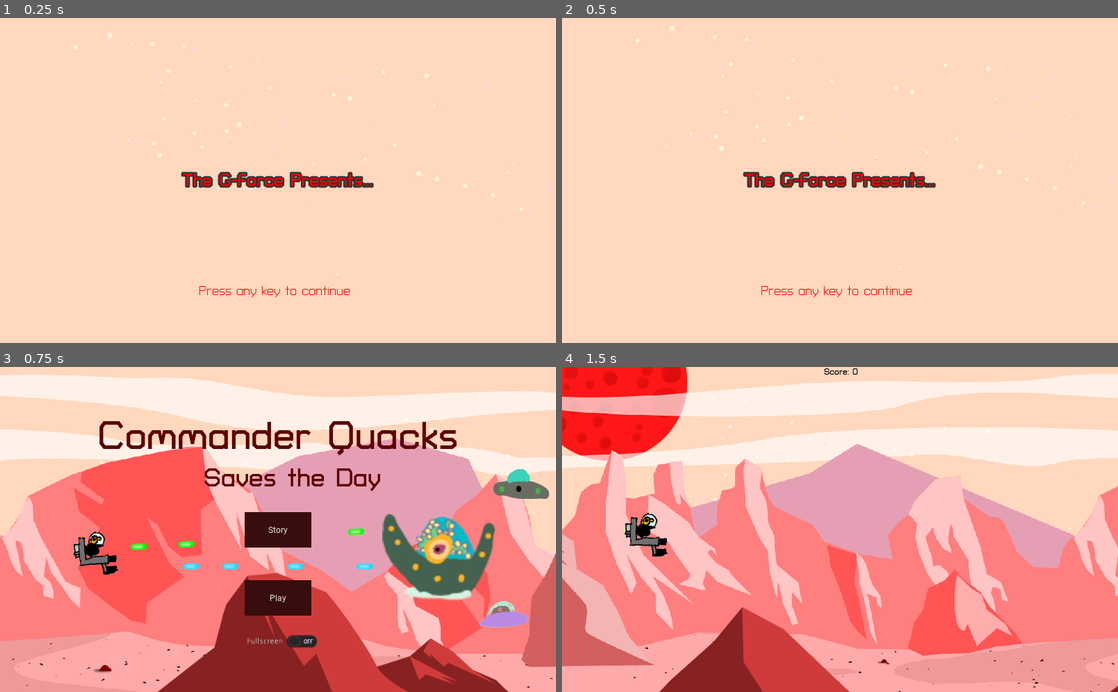
Above: before the commit, frames 1-4 (two rows, left to right).
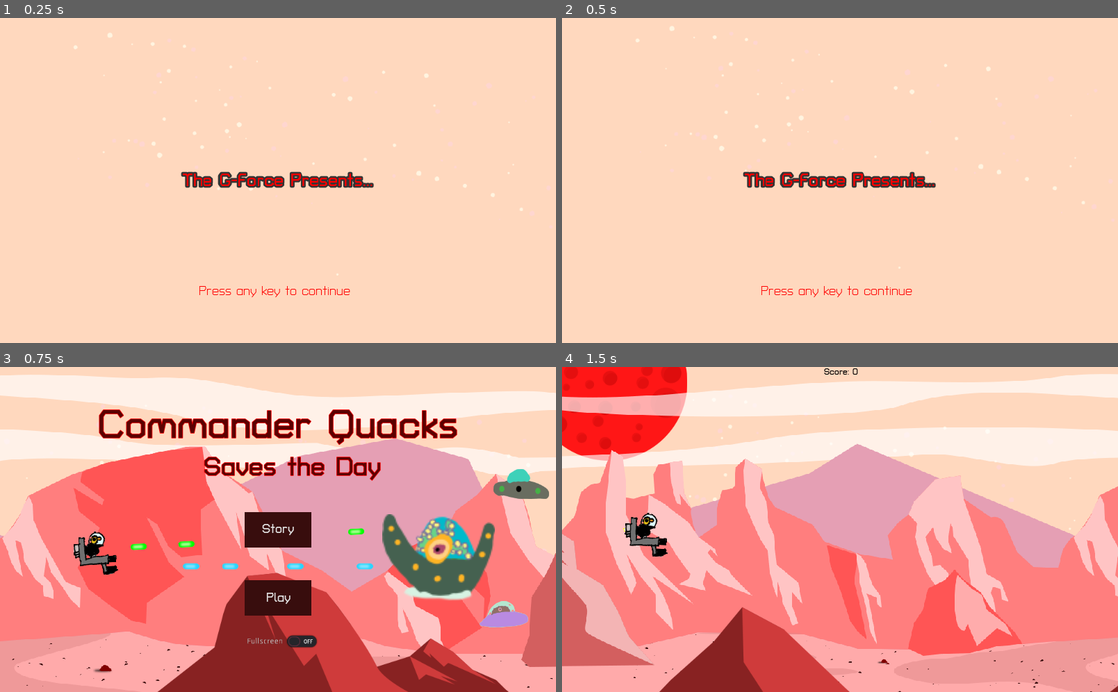
Above: after the commit, the same moments.

Repository: the-g-force/FamJam-January2021
Game: Godot game, scene res://src/SplashScreen.tscn
The game is run twice, just before and just after one commit, with the same random seed, the same clock (stepped at 60 frames per second) and the same inputs.
Inputs (mouse positions are in pixels of both pictures, inside the frame that each line leads up to):
- Up to frame 1 (0.25 s): no input
- Up to frame 2 (0.5 s): no input
- Up to frame 3 (0.75 s): tap Enter at 0.5 s; move the mouse to (400, 513) at 0.52 s; hold D (move_right) from 0.53 s (still down); tap Space (fire) at 0.6 s; click (400, 513) at 0.67 s
- Up to frame 4 (1.5 s): release D (move_right) at 1.25 s; click "Play" at 1.25 s

Frames 1-2 are identical in both runs. In frame 3, 5.1% of the frame differs, in the area x 17-83%, y 13-73%; in frame 4, nothing differs.

Commit message:
Change fonts on main menu and death screen

Diff:
--- a/project/src/DeathControl.tscn
+++ b/project/src/DeathControl.tscn
@@ -1,8 +1,7 @@
-[gd_scene load_steps=7 format=2]
+[gd_scene load_steps=6 format=2]
 
 [ext_resource path="res://src/DeathControl.gd" type="Script" id=1]
 [ext_resource path="res://fonts/TurretRoad-Bold.ttf" type="DynamicFontData" id=2]
-[ext_resource path="res://fonts/TurretRoad-Regular.ttf" type="DynamicFontData" id=3]
 
 [sub_resource type="DynamicFont" id=1]
 size = 48
@@ -16,7 +15,7 @@
 
 [sub_resource type="DynamicFont" id=3]
 size = 18
-font_data = ExtResource( 3 )
+font_data = ExtResource( 2 )
 
 [node name="DeathControl" type="Control"]
 anchor_right = 1.0
--- a/project/src/MenuScene.tscn
+++ b/project/src/MenuScene.tscn
@@ -9,43 +9,48 @@
 [ext_resource path="res://assets/foreground.png" type="Texture" id=7]
 [ext_resource path="res://assets/bullet-blue.png" type="Texture" id=8]
 [ext_resource path="res://assets/bullet-yellow.png" type="Texture" id=9]
-[ext_resource path="res://fonts/Roboto-Regular.ttf" type="DynamicFontData" id=10]
 [ext_resource path="res://assets/g1375.png" type="Texture" id=11]
 [ext_resource path="res://assets/image1920.png" type="Texture" id=12]
 
 [sub_resource type="DynamicFont" id=1]
 size = 72
+outline_size = 1
+outline_color = Color( 1, 0, 0, 1 )
 font_data = ExtResource( 2 )
 
 [sub_resource type="DynamicFont" id=2]
 size = 48
-font_data = ExtResource( 2 )
-
-[sub_resource type="StyleBoxFlat" id=13]
+outline_size = 1
+outline_color = Color( 1, 0, 0, 1 )
+font_data = ExtResource( 2 )
+
+[sub_resource type="StyleBoxFlat" id=3]
 bg_color = Color( 0.67451, 0.188235, 0.188235, 1 )
 
-[sub_resource type="StyleBoxFlat" id=6]
+[sub_resource type="StyleBoxFlat" id=4]
+bg_color = Color( 0.65098, 0.568627, 0.662745, 1 )
+
+[sub_resource type="StyleBoxFlat" id=5]
+bg_color = Color( 0.219608, 0.0509804, 0.0509804, 1 )
+
+[sub_resource type="DynamicFont" id=6]
+size = 24
+font_data = ExtResource( 2 )
+
+[sub_resource type="Theme" id=7]
+
+[sub_resource type="StyleBoxFlat" id=8]
+bg_color = Color( 0.67451, 0.188235, 0.188235, 1 )
+
+[sub_resource type="StyleBoxFlat" id=9]
 bg_color = Color( 0.65098, 0.568627, 0.662745, 1 )
 
 [sub_resource type="StyleBoxFlat" id=10]
 bg_color = Color( 0.219608, 0.0509804, 0.0509804, 1 )
 
-[sub_resource type="DynamicFont" id=3]
-font_data = ExtResource( 10 )
-
-[sub_resource type="Theme" id=11]
-
-[sub_resource type="StyleBoxFlat" id=9]
-bg_color = Color( 0.67451, 0.188235, 0.188235, 1 )
-
-[sub_resource type="StyleBoxFlat" id=4]
-bg_color = Color( 0.65098, 0.568627, 0.662745, 1 )
-
-[sub_resource type="StyleBoxFlat" id=12]
-bg_color = Color( 0.219608, 0.0509804, 0.0509804, 1 )
-
-[sub_resource type="DynamicFont" id=5]
-font_data = ExtResource( 10 )
+[sub_resource type="DynamicFont" id=11]
+size = 24
+font_data = ExtResource( 2 )
 
 [node name="MenuScene" type="Control"]
 anchor_right = 1.0
@@ -133,9 +138,9 @@
 anchor_left = 0.5
 anchor_right = 0.5
 margin_left = -333.0
-margin_top = 50.0
+margin_top = 29.0
 margin_right = 333.0
-margin_bottom = 210.0
+margin_bottom = 189.0
 custom_fonts/font = SubResource( 1 )
 custom_colors/font_color = Color( 0.360784, 0, 0, 1 )
 text = "Commander Quacks"
@@ -175,10 +180,10 @@
 margin_top = 93.5
 margin_right = 61.5
 margin_bottom = 158.5
-custom_styles/hover = SubResource( 13 )
-custom_styles/pressed = SubResource( 6 )
-custom_styles/normal = SubResource( 10 )
-custom_fonts/font = SubResource( 3 )
+custom_styles/hover = SubResource( 3 )
+custom_styles/pressed = SubResource( 4 )
+custom_styles/normal = SubResource( 5 )
+custom_fonts/font = SubResource( 6 )
 text = "Play"
 __meta__ = {
 "_edit_use_anchors_": false
@@ -193,11 +198,11 @@
 margin_top = -32.5
 margin_right = 61.5
 margin_bottom = 32.5
-theme = SubResource( 11 )
-custom_styles/hover = SubResource( 9 )
-custom_styles/pressed = SubResource( 4 )
-custom_styles/normal = SubResource( 12 )
-custom_fonts/font = SubResource( 5 )
+theme = SubResource( 7 )
+custom_styles/hover = SubResource( 8 )
+custom_styles/pressed = SubResource( 9 )
+custom_styles/normal = SubResource( 10 )
+custom_fonts/font = SubResource( 11 )
 text = "Story"
 __meta__ = {
 "_edit_use_anchors_": false
Not shown: 1 places in project/src/MenuScene.tscn that only renumber resources
